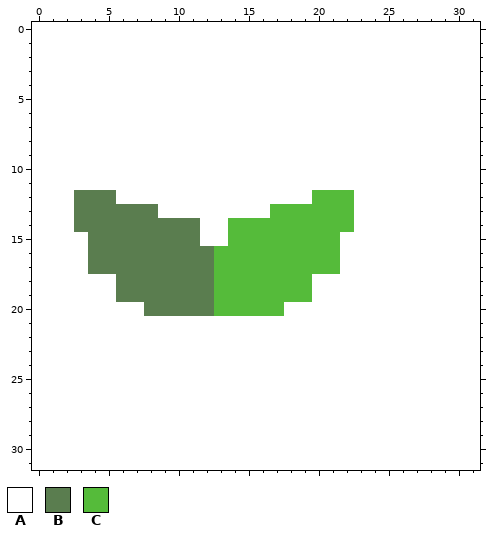
Pixel-art sprite, stored at textures/leaf.png. This is how it looked before the edit.
The file is 32x32 pixels. Colours within 5 levels of each other are drawn and written as one.
Palette (. is transparent): A #ffffff  B #5a7d4f  C #55bb3a
Pixels before, first column x 0:
 0 AAAAAAAAAAAAAAAAAAAAAAAAAAAAAAAA
 1 AAAAAAAAAAAAAAAAAAAAAAAAAAAAAAAA
 2 AAAAAAAAAAAAAAAAAAAAAAAAAAAAAAAA
 3 AAAAAAAAAAAAAAAAAAAAAAAAAAAAAAAA
 4 AAAAAAAAAAAAAAAAAAAAAAAAAAAAAAAA
 5 AAAAAAAAAAAAAAAAAAAAAAAAAAAAAAAA
 6 AAAAAAAAAAAAAAAAAAAAAAAAAAAAAAAA
 7 AAAAAAAAAAAAAAAAAAAAAAAAAAAAAAAA
 8 AAAAAAAAAAAAAAAAAAAAAAAAAAAAAAAA
 9 AAAAAAAAAAAAAAAAAAAAAAAAAAAAAAAA
10 AAAAAAAAAAAAAAAAAAAAAAAAAAAAAAAA
11 AAAAAAAAAAAAAAAAAAAAAAAAAAAAAAAA
12 AAABBBAAAAAAAAAAAAAACCCAAAAAAAAA
13 AAABBBBBBAAAAAAAACCCCCCAAAAAAAAA
14 AAABBBBBBBBBAACCCCCCCCCAAAAAAAAA
15 AAAABBBBBBBBAACCCCCCCCAAAAAAAAAA
16 AAAABBBBBBBBBCCCCCCCCCAAAAAAAAAA
17 AAAABBBBBBBBBCCCCCCCCCAAAAAAAAAA
18 AAAAAABBBBBBBCCCCCCCAAAAAAAAAAAA
19 AAAAAABBBBBBBCCCCCCCAAAAAAAAAAAA
20 AAAAAAAABBBBBCCCCCAAAAAAAAAAAAAA
21 AAAAAAAAAAAAAAAAAAAAAAAAAAAAAAAA
22 AAAAAAAAAAAAAAAAAAAAAAAAAAAAAAAA
23 AAAAAAAAAAAAAAAAAAAAAAAAAAAAAAAA
24 AAAAAAAAAAAAAAAAAAAAAAAAAAAAAAAA
25 AAAAAAAAAAAAAAAAAAAAAAAAAAAAAAAA
26 AAAAAAAAAAAAAAAAAAAAAAAAAAAAAAAA
27 AAAAAAAAAAAAAAAAAAAAAAAAAAAAAAAA
28 AAAAAAAAAAAAAAAAAAAAAAAAAAAAAAAA
29 AAAAAAAAAAAAAAAAAAAAAAAAAAAAAAAA
30 AAAAAAAAAAAAAAAAAAAAAAAAAAAAAAAA
31 AAAAAAAAAAAAAAAAAAAAAAAAAAAAAAAA
And afterwards:
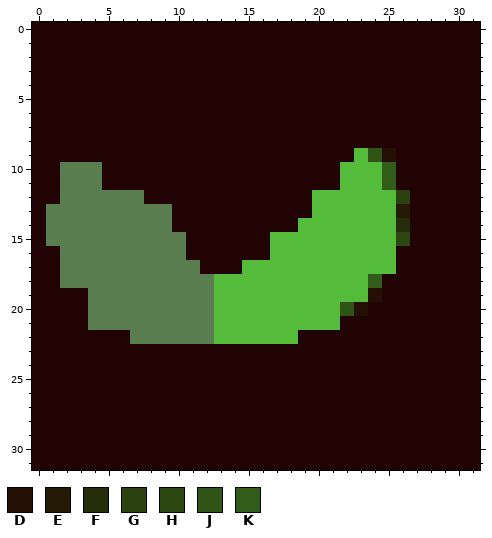
Colours new in this view: D #230f04  E #241a06  F #262d0a  G #2b4110  H #2c4712  J #305416  K #325c19
Diff:
colour A: #ffffff -> #220303
y 9: x 23..25 AAA -> CJD
y 10..11: x 2..4 AAA -> BBB; x 22..25 AAAA -> CCCK
y 12: x 2 A -> B; x 6..7 AA -> BB; x 23..26 AAAA -> CCCG
y 13: x 1..2 AA -> BB; x 9 A -> B; x 17..19 CCC -> AAA; x 23..26 AAAA -> CCCE
y 14: x 1..2 AA -> BB; x 10..11 BB -> AA; x 14..18 CCCCC -> AAAAA; x 23..26 AAAA -> CCCF
y 15: x 1..3 AAA -> BBB; x 11 B -> A; x 14..16 CCC -> AAA; x 22..26 AAAAA -> CCCCH
y 16: x 2..3 AA -> BB; x 11..16 BBCCCC -> AAAAAA; x 22..25 AAAA -> CCCC
y 17: x 2..3 AA -> BB; x 12..14 BCC -> AAA; x 22..25 AAAA -> CCCC
y 18: x 2..5 AAAA -> BBBB; x 20..24 AAAAA -> CCCCK
y 19: x 4..5 AA -> BB; x 20..24 AAAAA -> CCCCD
y 20: x 4..7 AAAA -> BBBB; x 18..23 AAAAAA -> CCCCJD
y 21: x 4..21 AAAAAAAAAAAAAAAAAA -> BBBBBBBBBCCCCCCCCC
y 22: x 7..18 AAAAAAAAAAAA -> BBBBBBCCCCCC
Changed places in both pictures, as pixel boxes (x1, y1, x2, y2):
changed: (32, 22, 480, 470)
